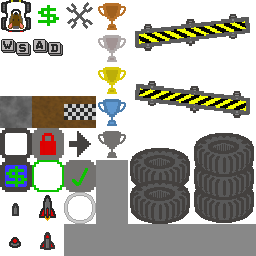
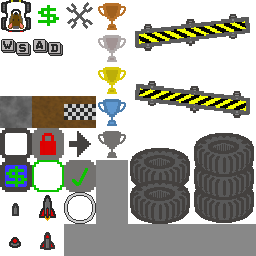
Revision of a layered 256×256 image; what changed, layer by layer:
painted on "placeholders.png" over bbox(64, 192, 96, 224)
